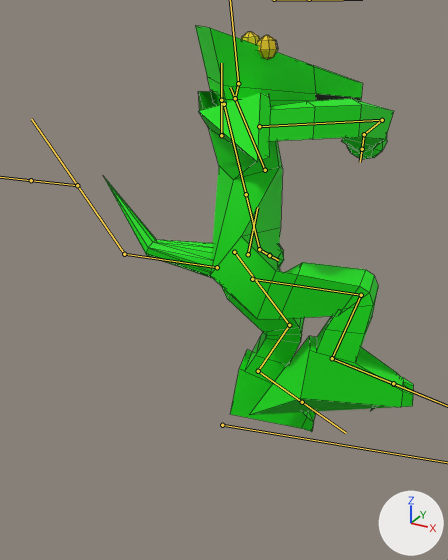
The FBX model Assets/Models/Lizard.fbx as it was, and as the next commit left it.
Both versions are drawn from a 50 mm camera at (1.25, -2.27, 1.94) aimed at (0.15, -0.26, 0.93). Every picture has the same lights, and +X, +Y and +Z are marked at lower right. Both versions are drawn at the pose saved in each file; the numbers are the values there. The bones that bend it are drawn over the model as lines. Mesh edges are drawn as thin lines.

Objects in the first picture: 'Lizard'.
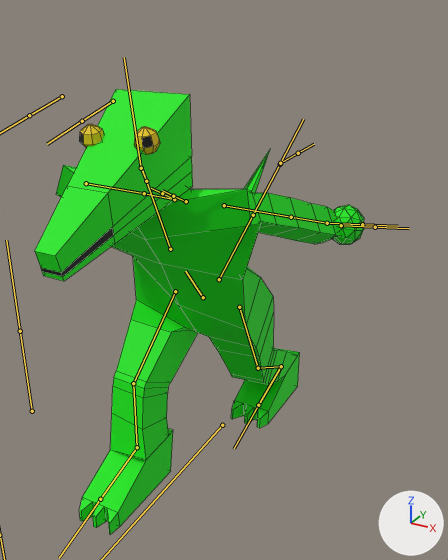
Location of each change, (x1, y1, x2, y2) in pixels of the pictures (448 x 560 px):
'Lizard', posed (6% wider, 10% taller): before (104, 26, 413, 432); after (35, 89, 364, 534)
bone 'Lower Torso', root to tip: before (248, 254) to (257, 207); after (203, 297) to (185, 271)
bone 'Upper Torso', root to tip: before (265, 170) to (230, 87); after (170, 249) to (142, 170)
bone 'Neck', root to tip: before (235, 98) to (238, 83); after (146, 181) to (141, 168)
bone 'Upper Arm.L', root to tip: before (224, 104) to (246, 194); after (224, 205) to (291, 217)
bone 'Hand.L', root to tip: before (259, 249) to (269, 255); after (327, 223) to (362, 224)
bone 'Upper Arm.R', root to tip: before (259, 126) to (382, 120); after (86, 183) to (144, 193)
bone 'Lower Arm.R', root to tip: before (382, 120) to (364, 134); after (144, 193) to (174, 199)
bone 'Hand.R', root to tip: before (364, 134) to (362, 149); after (174, 199) to (162, 193)
bone 'Upper Leg.L', root to tip: before (234, 252) to (289, 325); after (239, 307) to (258, 368)
bone 'Lower Leg.L', root to tip: before (289, 325) to (258, 371); after (258, 368) to (281, 366)
bone 'Foot.L', root to tip: before (258, 371) to (302, 402); after (281, 366) to (258, 405)
bone 'Upper Leg.R', root to tip: before (252, 279) to (361, 295); after (175, 291) to (133, 383)
bone 'Lower Leg.R', root to tip: before (361, 295) to (332, 358); after (133, 383) to (137, 447)
bone 'Foot.R', root to tip: before (332, 358) to (393, 384); after (137, 447) to (100, 499)
bone 'Tail Base', root to tip: before (217, 267) to (124, 254); after (219, 279) to (253, 215)
bone 'Tail Tip', root to tip: before (124, 254) to (77, 185); after (253, 215) to (280, 164)

The edits, one by one:
Bone 'Control' (bone_control) turns from (0, 0, -104) to (0, 0, 0) degrees about its own x, y and z.
Bone 'Lower Torso' (bone_lower_torso) moves from (0.0, 0.0, 0.0) to (0.0, -0.128, 0.093).
Bone 'Lower Torso' (bone_lower_torso) turns from (-1, 27, -5) to (28, 0, 0) degrees about its own x, y and z.
Bone 'Upper Torso' (bone_upper_torso) turns from (0, 0, 0) to (20, 0, 0) degrees about its own x, y and z.
Bone 'Neck' (bone_neck) turns from (0, 0, 0) to (-33, 0, 0) degrees about its own x, y and z.
Bone 'Upper Arm.L' (bone_upper_arm_l) turns from (27, -60, -106) to (-119, -61, 40) degrees about its own x, y and z.
Bone 'Hand.L' (bone_hand_l) turns from (7, 137, -28) to (9, 167, -37) degrees about its own x, y and z.
Bone 'Upper Arm.R' (bone_upper_arm_r) turns from (88, 6, 80) to (-110, 64, -29) degrees about its own x, y and z.
Bone 'Lower Arm.R' (bone_lower_arm_r) turns from (-76, -8, -10) to (4, 0, 1) degrees about its own x, y and z.
Bone 'Hand.R' (bone_hand_r) turns from (6, 39, -21) to (4, -163, 39) degrees about its own x, y and z.
Bone 'Upper Leg.L' (bone_upper_leg_l) turns from (12, 20, 25) to (0, -4, -12) degrees about its own x, y and z.
Bone 'Lower Leg.L' (bone_lower_leg_l) turns from (32, 0, 1) to (5, 0, 0) degrees about its own x, y and z.
Bone 'Foot.L' (bone_foot_l) turns from (-5, -1, -5) to (45, 1, -4) degrees about its own x, y and z.
Bone 'Upper Leg.R' (bone_upper_leg_r) turns from (-33, 1, -73) to (-4, 2, -62) degrees about its own x, y and z.
Bone 'Lower Leg.R' (bone_lower_leg_r) turns from (72, 1, -1) to (14, 0, 0) degrees about its own x, y and z.
Bone 'Foot.R' (bone_foot_r) turns from (-1, -1, 4) to (-20, -2, 4) degrees about its own x, y and z.
Bone 'Tail Base' (bone_tail_base) turns from (5, 10, -23) to (0, 0, 3) degrees about its own x, y and z.
Bone 'Tail Tip' (bone_tail_tip) turns from (-7, 1, -11) to (-52, 0, 0) degrees about its own x, y and z.
